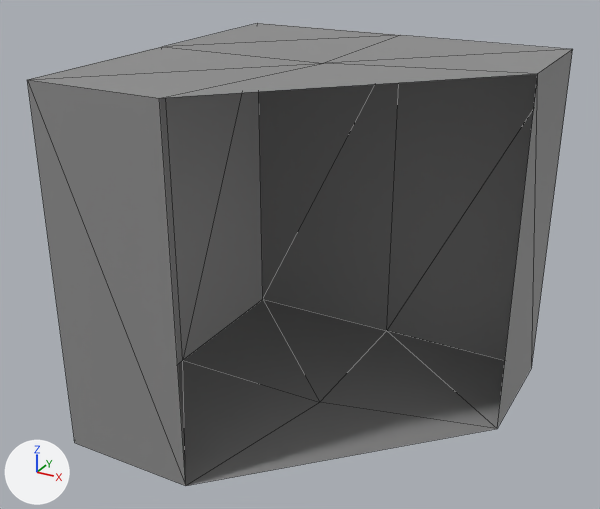
A saved change to the glTF model models/seperated_blocks/r3c8_body_grey.gltf.
Before and after are seen from a 50 mm lens placed at (1.91, -3.72, 1.79), pointed at (-0.1, -0.07, -0.03). Lighting does not change. The marker at lower left points along +X, +Y and +Z. Mesh edges are drawn as thin lines. Vertices at the same position are counted once.

Objects in the first picture: 'r3c8_bode_grey'.
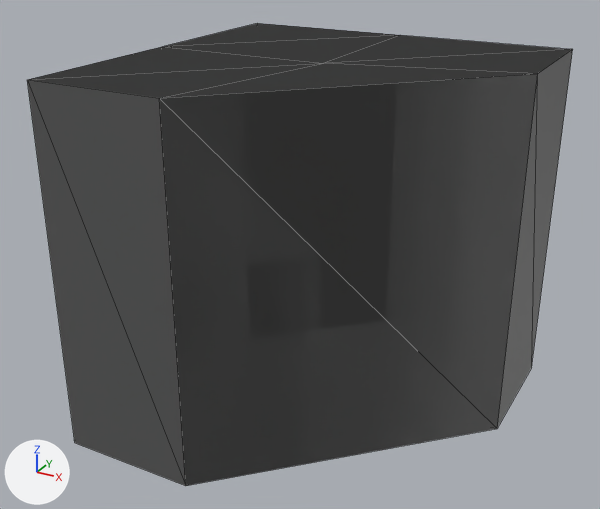
What differs and where, as boxes (x1, y1, x2, y2) in the pictures (600 x 509 px):
```json
{"object": "r3c8_body_grey", "change": "added", "after": [159, 74, 538, 486], "on screen": "black"}
{"part": 1, "of": "me_cube_521", "change": "recoloured", "before": [27, 23, 573, 486], "after": [27, 23, 573, 486]}
```

The change, as JSON lines over the scene's bpy script:
```json
{"block": "me_cube_521", "where": "# used by ob_r3c8_bode_grey; location = (0.0, 0.0, 0.0)"}
{"op": "remove", "block": "me_cube_521", "code": "me_cube_521.from_pydata(...)  # 16 vertices, 26 faces; spans x -1.0..1.0, y -1.0..1.0, z -1.0..1.0"}
{"op": "add", "block": "me_cube_521", "code": "me_cube_521.from_pydata(...)  # 16 vertices, 28 faces; spans x -1.0..1.0, y -1.0..1.0, z -1.0..1.0"}
{"block": "me_cube_521", "change": "me_cube_521 part 1: 26 faces spanning x -1.0..1.0, y -1.0..1.0, z -1.0..1.0 switch from mat_material_001 (picture img_minitown_tx) to no material"}
{"op": "add", "block": "me_cube_521_1", "code": ["me_cube_521_1 = bpy.data.meshes.new('Cube.521')", "me_cube_521_1.from_pydata(...)  # 16 vertices, 28 faces; spans x -1.0..1.0, y -1.0..1.0, z -1.0..1.0", "me_cube_521_1.materials.append(mat_material_001)  # picture img_minitown_tx"]}
{"op": "add", "block": "ob_r3c8_body_grey", "code": ["ob_r3c8_body_grey = bpy.data.objects.new('r3c8_body_grey', me_cube_521_1)", "ob_r3c8_body_grey.location = (0.0, 0.0, 0.0)"]}
```
